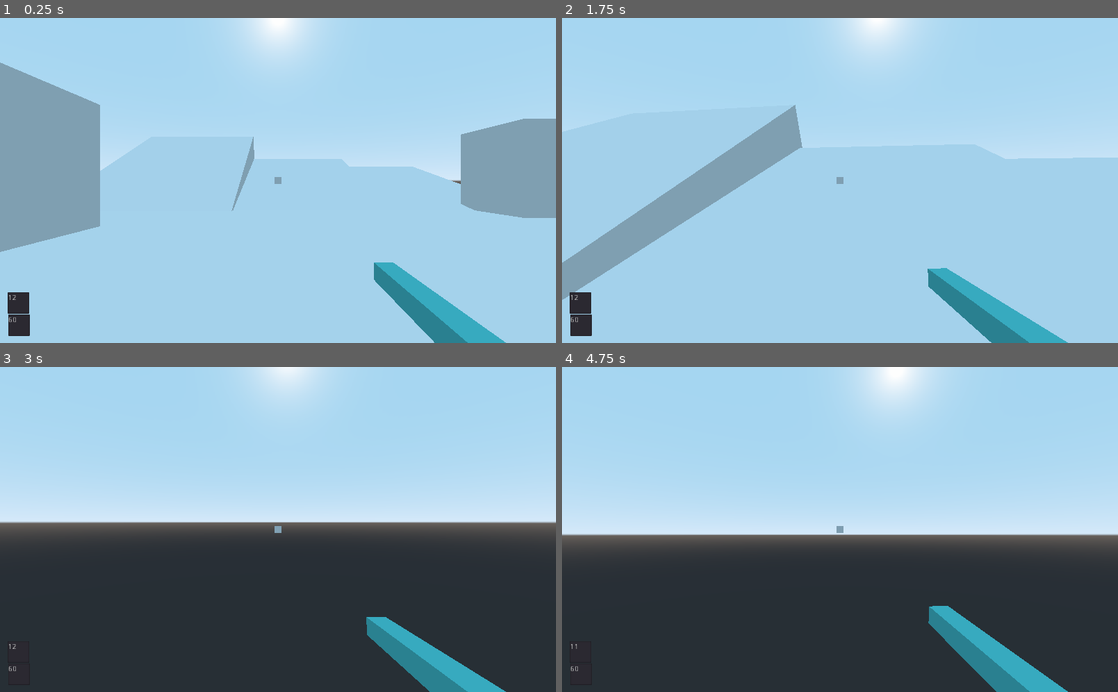
Above: before the commit, frames 1-4 (two rows, left to right).
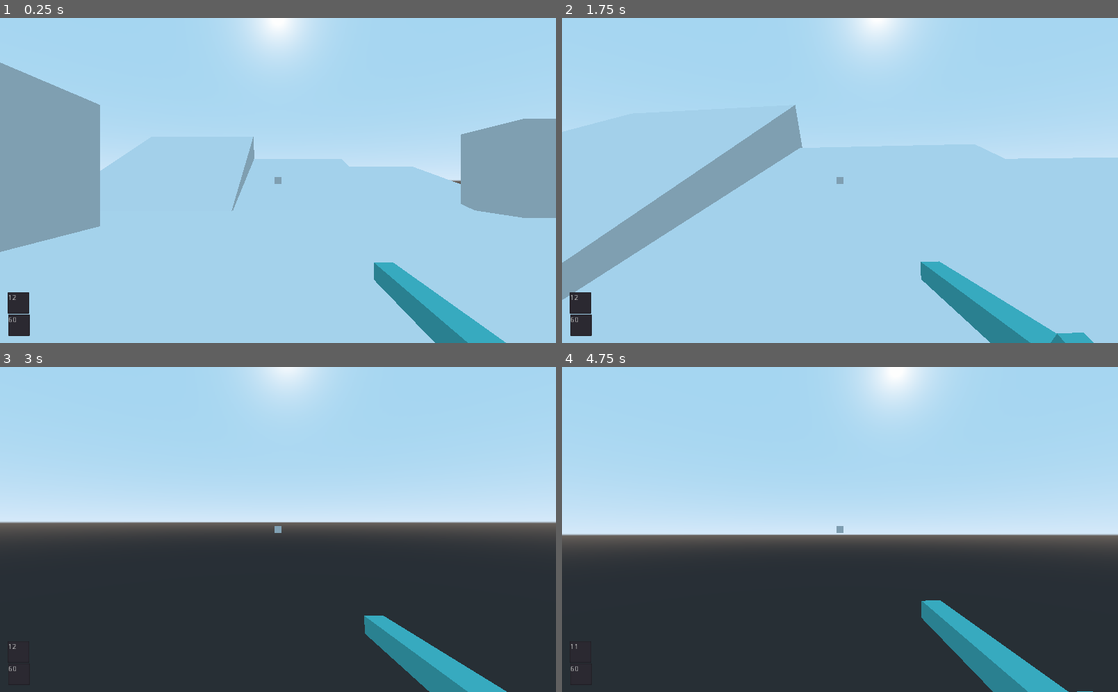
Above: after the commit, the same moments.

Repository: CarapaceonBear/frank
Game: Godot game, scene res://Scenes/TestSpace.tscn
The game is run twice, just before and just after one commit, with the same random seed, the same clock (stepped at 60 frames per second) and the same inputs. The project has no main scene, so this scene is started directly.
Inputs (mouse positions are in pixels of both pictures, inside the frame that each line leads up to):
- Up to frame 1 (0.25 s): no input
- Up to frame 2 (1.75 s): move the mouse to (867, 180) at 0.52 s; hold Shift (sprint) 0.53-1.28 s; hold W (move_forward) from 0.53 s (still down); tap Space (jump) at 0.77, 1.07, 1.52 s; tap E (use) at 0.8, 1.35 s; move the mouse to (812, 180) at 1.27 s; right-click (812, 180) at 1.55 s
- Up to frame 3 (3 s): keep holding W (move_forward); tap Space (jump) at 1.82, 2.3, 2.85 s; move the mouse to (289, 523) at 2.02 s; hold Right mouse button (ads, bound only after the commit) 2.03-2.78 s; move the mouse to (272, 536) at 2.77 s
- Up to frame 4 (4.75 s): keep holding W (move_forward); tap Space (jump) at 3.02, 3.32, 3.77, 4.07, 4.25, 4.52 s; tap Shift (sprint) at 3.05 s; tap Enter at 3.5 s; move the mouse to (878, 532) at 3.52 s; hold Ctrl (crouch) 3.53-4.28 s; tap E (use) at 3.8 s; move the mouse to (795, 526) at 4.27 s; click (795, 526) at 4.35 s; right-click (795, 526) at 4.55 s

The runs differ from the first frame. In frame 1, less than 0.1% of the frame differs, in the area x 67-88%, y 79-100%; in frame 2, 0.5%, in the area x 64-96%, y 74-100%; in frame 3, less than 0.1%; in frame 4, 0.3%.

Commit message:
17-01 update

Diff:
--- a/Scenes/FirstPerson.tscn
+++ b/Scenes/FirstPerson.tscn
@@ -13,6 +13,8 @@
 [node name="FirstPerson" type="KinematicBody"]
 collision_layer = 0
 script = ExtResource( 1 )
+hand_default_position = Vector3( 0.471, 0.321, -0.514 )
+hand_ads_position = Vector3( 0, 0.669, -0.699 )
 
 [node name="CollisionShape" type="CollisionShape" parent="."]
 transform = Transform( 1, 0, 0, 0, -4.37114e-08, -1, 0, 1, -4.37114e-08, 0, 0, 0 )
@@ -90,7 +92,7 @@
 material/0 = null
 
 [node name="Hand" type="Spatial" parent="Head"]
-transform = Transform( 1, 0, 0, 0, 1, 0, 0, 0, 1, 0.471012, 0.320877, -0.51404 )
+transform = Transform( 1, 0, 0, 0, 1, 0, 0, 0, 1, 0.471, 0.321, -0.514 )
 
 [node name="HandLocation" type="Spatial" parent="Head"]
 transform = Transform( 1, 0, 0, 0, 1, 0, 0, 0, 1, 0.471012, 0.320877, -0.51404 )
--- a/Scripts/FirstPerson.gd
+++ b/Scripts/FirstPerson.gd
@@ -64,6 +64,10 @@
 export var sway_up : Vector3
 export var sway_down : Vector3
 export var sway_default : Vector3
+var aiming = false
+var ads_lerp = 20
+export var hand_default_position : Vector3
+export var hand_ads_position : Vector3
 
 # (( variables referring to "gun" pertain to current weapon functionality )) #
 # (( variables referring to "current, primary, secondary, sidearm" pertain to stored data for equipped slots )) #
@@ -190,21 +194,18 @@
 	weapon_select()
 	current_ammo(current)
 
-
-
-
 	# weapon sway from mouse movement #
 	if mouse_mov_x != null:
-		if mouse_mov_x > sway_threshold:
+		if mouse_mov_x > sway_threshold and aiming == false:
 			hand.rotation = hand.rotation.linear_interpolate(sway_left, sway_lerp * delta)
-		elif mouse_mov_x < -sway_threshold:
+		elif mouse_mov_x < -sway_threshold and aiming == false:
 			hand.rotation = hand.rotation.linear_interpolate(sway_right, sway_lerp * delta)
 		else:
 			hand.rotation = hand.rotation.linear_interpolate(sway_default, sway_lerp * delta)
 	if mouse_mov_y != null:
-		if mouse_mov_y > sway_threshold:
+		if mouse_mov_y > sway_threshold and aiming == false:
 			hand.rotation = hand.rotation.linear_interpolate(sway_up, sway_lerp * delta)
-		elif mouse_mov_y < -sway_threshold:
+		elif mouse_mov_y < -sway_threshold and aiming == false:
 			hand.rotation = hand.rotation.linear_interpolate(sway_down, sway_lerp * delta)
 		else:
 			hand.rotation = hand.rotation.linear_interpolate(sway_default, sway_lerp * delta)
@@ -238,6 +239,7 @@
 	# head bonking, using raycast #
 	if head_bonker.is_colliding():
 		head_bonked = true
+		cant_sprint = true
 	else:
 		head_bonked = false
 	if head_bonked:
@@ -251,7 +253,6 @@
 	elif not head_bonked:
 		player_collision.shape.height += crouch_drop_speed * delta
 		cant_jump = false
-		cant_sprint = false
 	player_collision.shape.height = clamp(player_collision.shape.height, crouch_height, default_height)
 
 
@@ -288,6 +289,16 @@
 	# call shoot functions #
 	if Input.is_action_just_pressed("fire") and ready_to_fire == true and current_empty == false and reloading == false:
 		fire_weapon()
+	if Input.is_action_pressed("ads"):
+		aiming = true
+		cant_jump = true
+		cant_sprint = true
+		hand.transform.origin = hand.transform.origin.linear_interpolate(hand_ads_position, ads_lerp * delta)
+	if not Input.is_action_pressed("ads"):
+		aiming = false
+		cant_jump = false
+		cant_sprint = false
+		hand.transform.origin = hand.transform.origin.linear_interpolate(hand_default_position, ads_lerp * delta)
 	if Input.is_action_just_pressed("reload"):
 		reload(current)
 
--- a/project.godot
+++ b/project.godot
@@ -80,6 +80,11 @@
 "events": [ Object(InputEventKey,"resource_local_to_scene":false,"resource_name":"","device":0,"alt":false,"shift":false,"control":false,"meta":false,"command":false,"pressed":false,"scancode":82,"physical_scancode":0,"unicode":0,"echo":false,"script":null)
  ]
 }
+ads={
+"deadzone": 0.5,
+"events": [ Object(InputEventMouseButton,"resource_local_to_scene":false,"resource_name":"","device":0,"alt":false,"shift":false,"control":false,"meta":false,"command":false,"button_mask":0,"position":Vector2( 0, 0 ),"global_position":Vector2( 0, 0 ),"factor":1.0,"button_index":2,"pressed":false,"doubleclick":false,"script":null)
+ ]
+}
 
 [physics]
 
Not shown, changed: README.md
